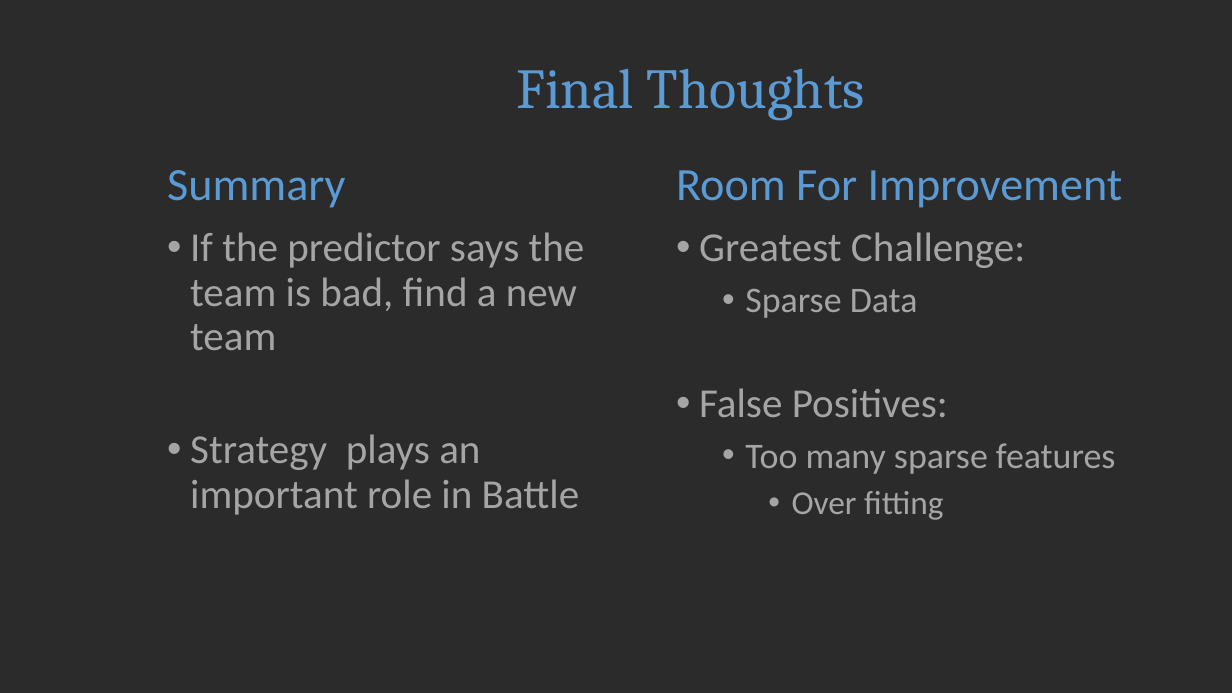
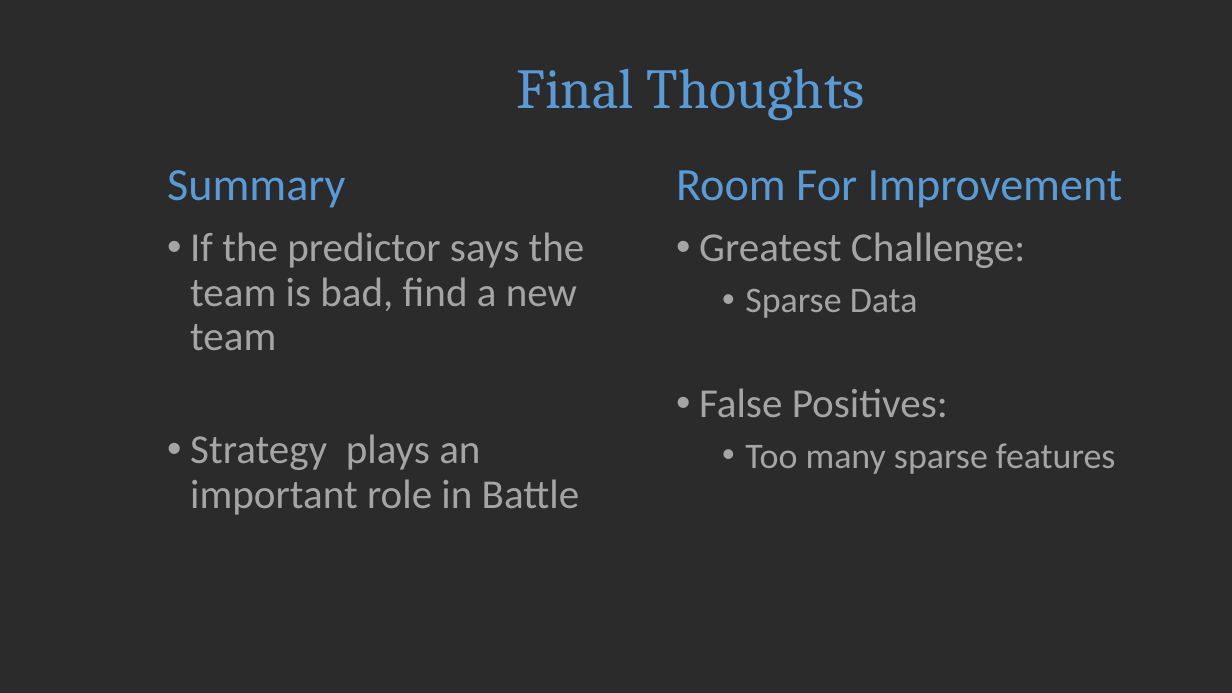
Before and after one commit to k-chen8888/pokemon_matchup, a slide deck: slide 6 of presentation/I Choose YouNoAnimation.pptx. Drawn at 1232x693 pixels with LibreOffice and Linux fonts; fonts in the diff are those of the drawing; background and template pictures are left out; a plain dark background stands for a picture behind light text. Boxes give left, top, right and bottom in pixels: in the first picture for what was removed or moved away, otherwise in the second. Text is boxed around its words. In the diff, an @@ line names an element or a change of style, - is before the commit and + after.

```diff
--- a/presentation/I Choose YouNoAnimation.pptx
+++ b/presentation/I Choose YouNoAnimation.pptx
@@ text at [792,491,943,520]: paragraph removed @@
-    • Over fitting
```
Also in this commit, not shown: 2 other slides changed, 2 other files.
